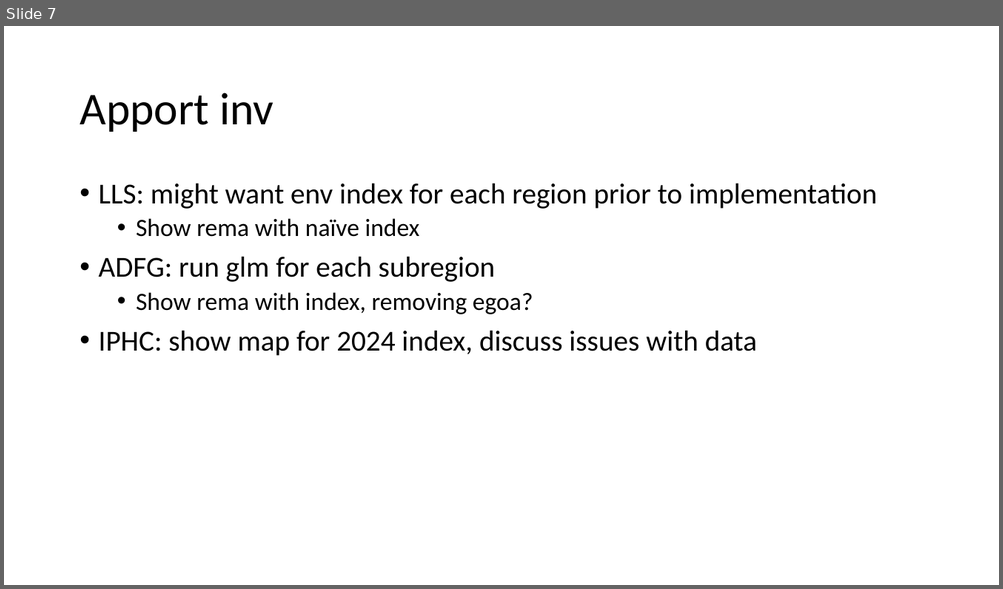
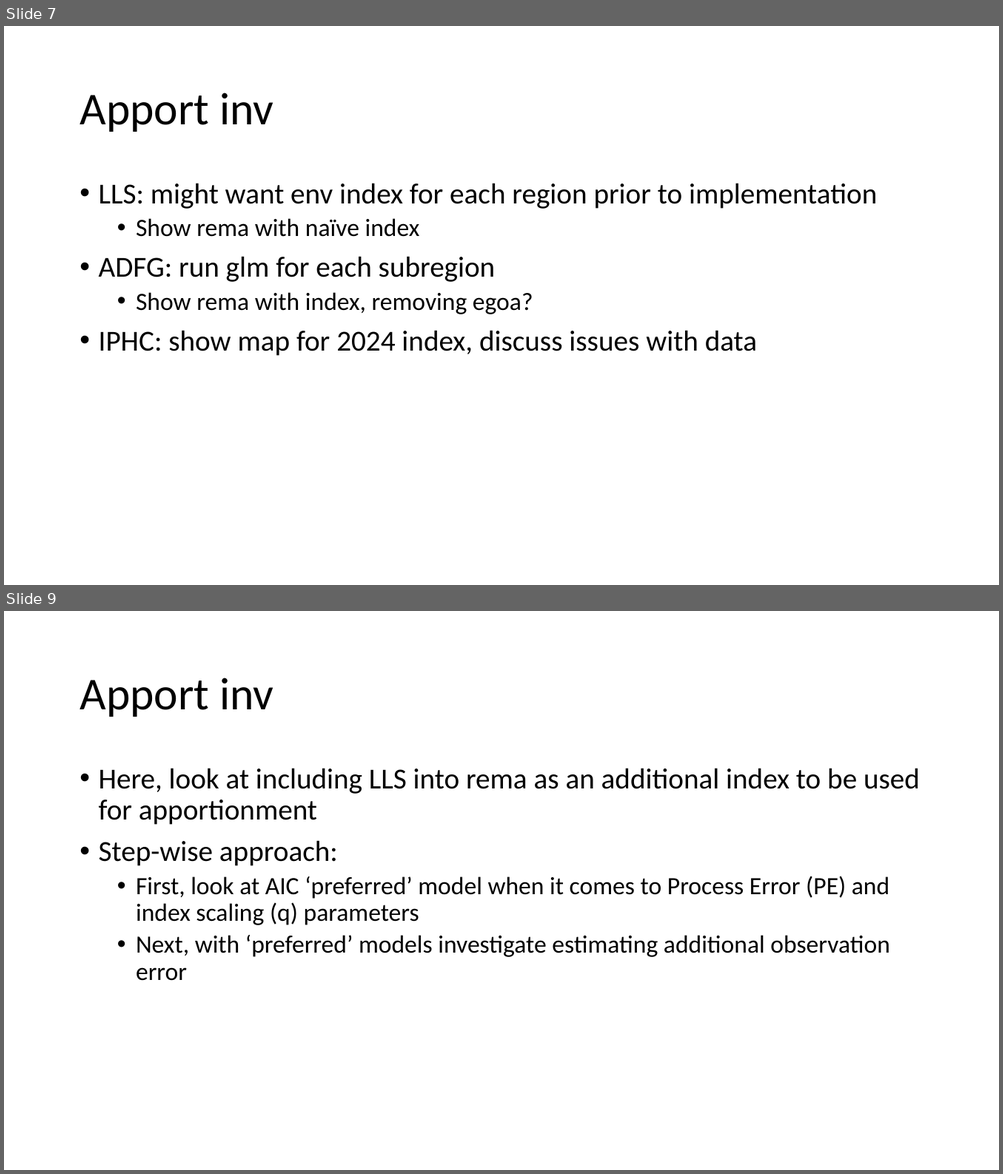
Before and after one commit to pete-hulson/goa_pcod, a slide deck: 2024/presentation/sept_pt/sept_pt_notes.pptx. Shown one above the other, each under a label of ours: slide 7 before the commit, slides 7 and 9 after it; the slides between them are not shown. The pictures are 1003x589 and 1003x1174 pixels, drawn with LibreOffice and Linux fonts; fonts in the diff are those of the drawing. Boxes give left, top, right and bottom in pixels: in the first picture for what was removed or moved away, otherwise in the second. Text is boxed around its words. In the diff, an @@ line names an element or a change of style, - is before the commit and + after.

Commit message:
add apport results and disc

```diff
--- a/2024/presentation/sept_pt/sept_pt_notes.pptx
+++ b/2024/presentation/sept_pt/sept_pt_notes.pptx
@@ slide 9 added at box(4, 611, 999, 1170), background #FFFFFF @@
@@ title added at box(79, 678, 273, 717), 44 pt, text #000000 @@
+Apport inv
@@ text added at box(99, 768, 919, 981), 24 pt, text #000000 @@
+• Here, look at including LLS into rema as an additional index to be used for apportionment
+• Step-wise approach:
+  • First, look at AIC ‘preferred’ model when it comes to Process Error (PE) and index scaling (q) parameters
+  • Next, with ‘preferred’ models investigate estimating additional observation error
```
Also in this commit, not shown: 12 other slides added, 2 other files.
